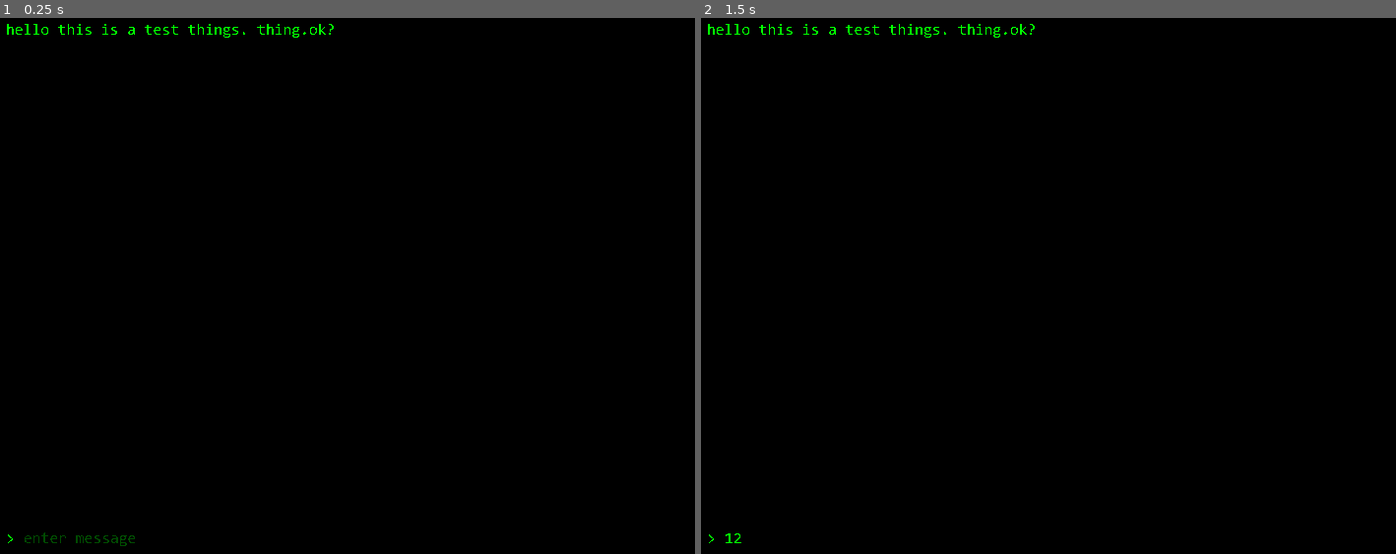
Above: before the commit, frames 1-2 (left to right).
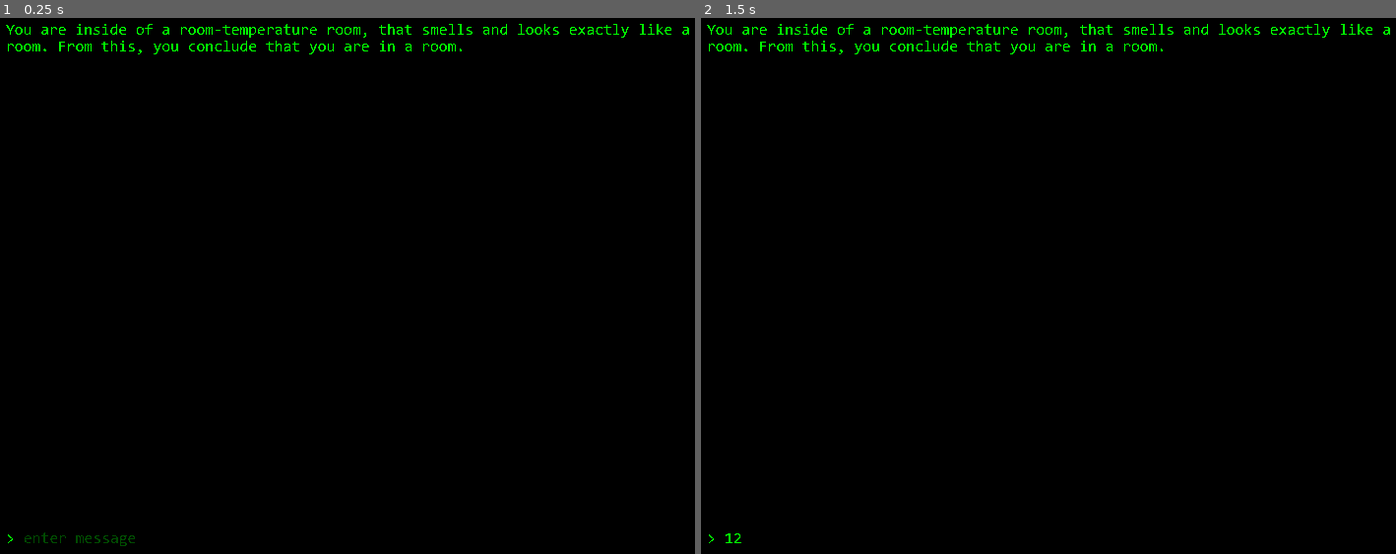
Above: after the commit, the same moments.

Repository: fidgetplayz48/textadventuregamejam
Game: Godot game, scene res://scenes/main.tscn
The game is run twice, just before and just after one commit, with the same random seed, the same clock (stepped at 60 frames per second) and the same inputs.
Inputs (mouse positions are in pixels of both pictures, inside the frame that each line leads up to):
- Up to frame 1 (0.25 s): no input
- Up to frame 2 (1.5 s): click (1076, 537) at 0.52 s; type "12" at 0.6 s; tap Enter at 1.25 s

The runs differ from the first frame. In frame 1, 0.8% of the frame differs, in the area x 0-100%, y 1-7%; in frame 2, 0.8%.

Commit message:
fixed text_resource.gd, made it global and added a script to textdisplay

Diff:
--- a/project.godot
+++ b/project.godot
@@ -24,6 +24,10 @@
 config/icon="res://graphics/splashing my shit rn.png"
 boot_splash/minimum_display_time=100
 
+[autoload]
+
+textres="*res://scripts/text_resource.gd"
+
 [display]
 
 window/size/viewport_width=800
--- a/scenes/main.tscn
+++ b/scenes/main.tscn
@@ -1,8 +1,9 @@
-[gd_scene load_steps=4 format=3 uid="uid://t147xpdu3mku"]
+[gd_scene load_steps=5 format=3 uid="uid://t147xpdu3mku"]
 
 [ext_resource type="PackedScene" uid="uid://xn177w5ceh24" path="res://branches/messageenterprefix.tscn" id="1_rmy5g"]
 [ext_resource type="PackedScene" uid="uid://cf0dbku0qc48l" path="res://branches/message_enter.tscn" id="2_iwcdp"]
 [ext_resource type="PackedScene" uid="uid://b7s1i4endmi6n" path="res://branches/textdisplay.tscn" id="3_nyod6"]
+[ext_resource type="Script" path="res://scripts/textdisplay.gd" id="4_1jxe6"]
 
 [node name="textadventure" type="Node2D"]
 
@@ -12,5 +13,7 @@
 caret_blink_interval = 0.7
 
 [node name="textdisplay" parent="." instance=ExtResource("3_nyod6")]
+text = "PLACEHOLDER!!!"
+script = ExtResource("4_1jxe6")
 
 [connection signal="text_submitted" from="message enter" to="message enter" method="_on_text_submitted"]
--- a/scripts/message_enter.gd
+++ b/scripts/message_enter.gd
@@ -1,5 +1,4 @@
-extends LineEdit
-
+extends Node
 
 # Called when the node enters the scene tree for the first time.
 func _ready() -> void:
--- a/scripts/text_resource.gd
+++ b/scripts/text_resource.gd
@@ -1,6 +1,9 @@
-extends Resource
+extends Node
 
 var dialogue : Dictionary = {
+	"txt_credits":"A Game made by RubyPiec and Fidgety48",
+
+
 	"txt1_intro":"You are inside of a room-temperature room, that smells and looks exactly like a room. From this, you conclude that you are in a room.",
 	"txt1_search":"You notice that there's something within your [b]view,[/b] however, you can't quite make out what it is."
 }
--- /dev/null
+++ b/scripts/textdisplay.gd
@@ -0,0 +1,8 @@
+extends RichTextLabel
+
+
+func _ready() -> void:
+	text = textres.dialogue["txt1_intro"]
+
+func _process(delta: float) -> void:
+	pass
